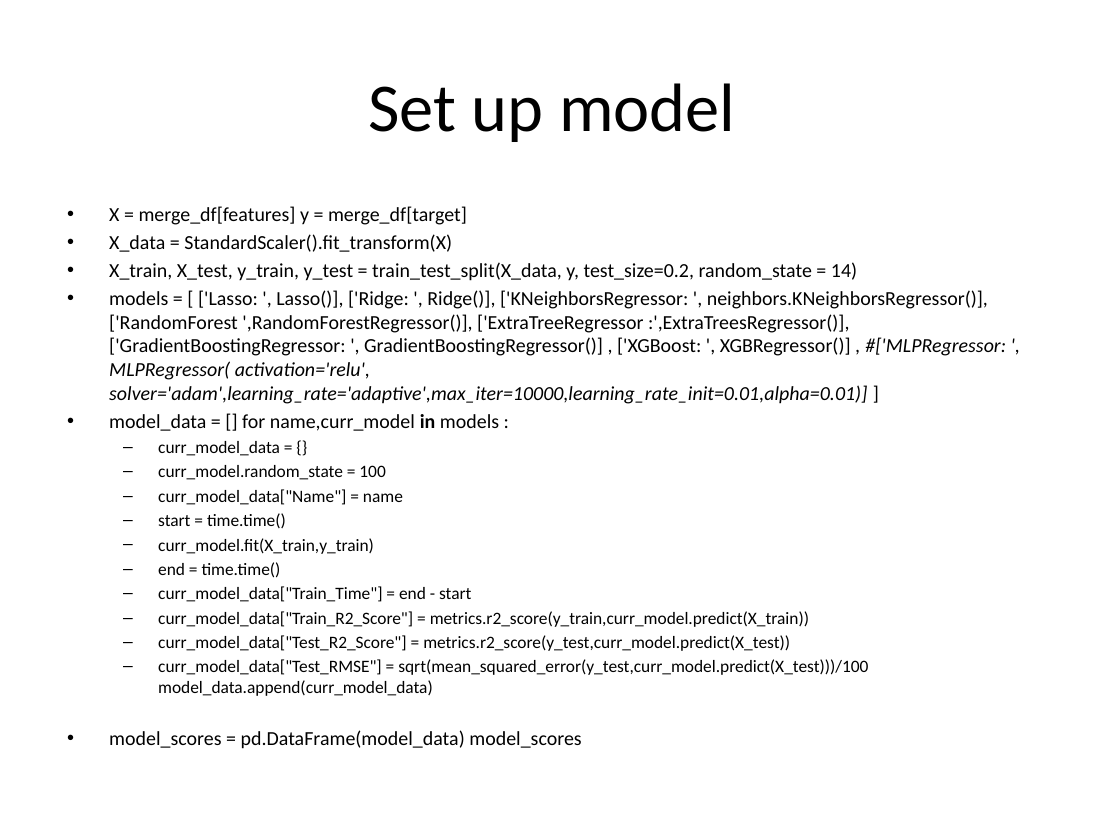
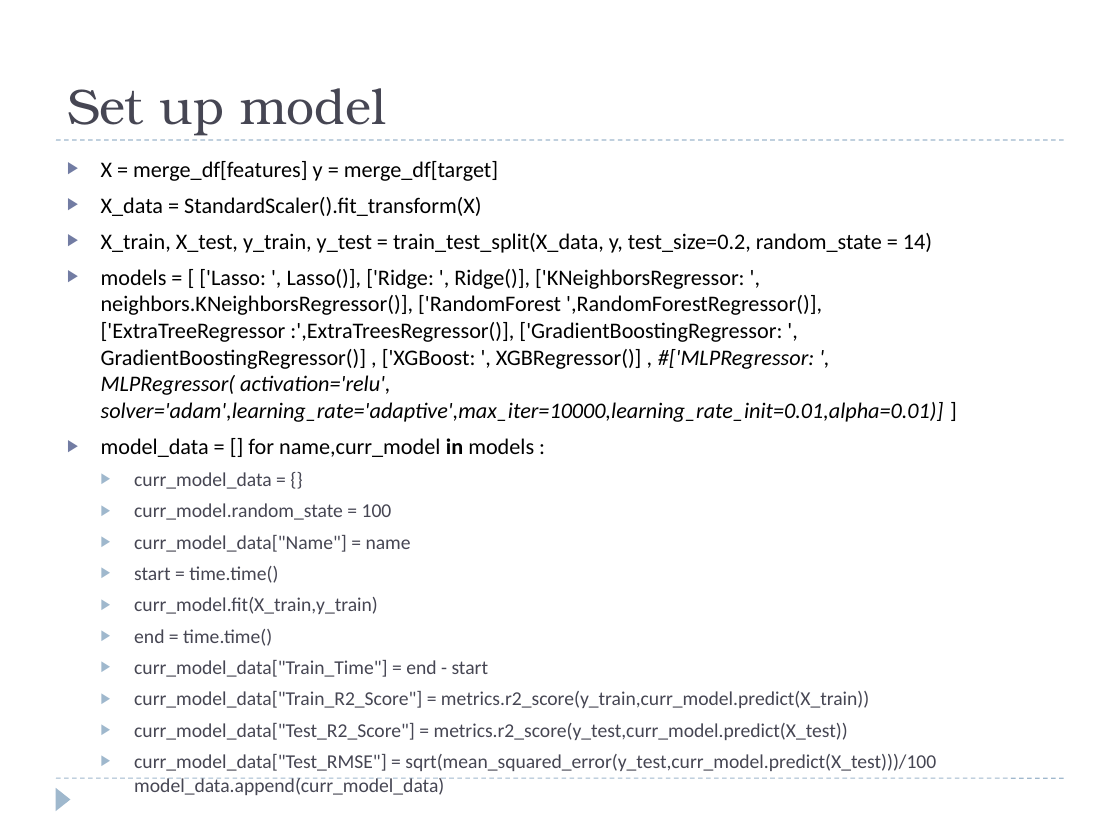
Before and after one commit to Zhouzhenjie09/IOD, a slide deck: slide 22 of 1_lab/project 2/Project_2.pptx (slide 10 before the commit). Drawn at 1120x840 pixels with LibreOffice and Linux fonts; fonts in the diff are those of the drawing. Boxes give left, top, right and bottom in pixels: in the first picture for what was removed or moved away, otherwise in the second. Text is boxed around its words. In the diff, an @@ line names an element or a change of style, - is before the commit and + after.

```diff
--- a/1_lab/project 2/Project_2.pptx
+++ b/1_lab/project 2/Project_2.pptx
@@ title "Set up model": place and size @@
-title "Set up model" at (368,83,735,142)
+title "Set up model" at (67,88,386,136)
@@ title "Set up model" at (67,88,386,136): size 44 to 32 pt, font Calibri to TeX Gyre Bonum, text colour #000000 to #464653; alignment centre to left; vertical alignment middle to bottom @@
@@ text "X = merge_df[features] y = ...": place and size @@
-text "X = merge_df[features] y = ..." at (109,206,1006,749)
+text "X = merge_df[features] y = ..." at (101,161,944,795)
@@ text "X = merge_df[features] y = ..." at (101,161,944,795): size 12.8 to 14.3 pt in "X = merge_df[features] y = merge_df[target]", "X_data = StandardScaler().fit_transform(X)", "X_train, X_test, y_train, y_test = train_test_split(X_data,  ...", "models = [ ['Lasso: ', Lasso()], ['Ridge: ..." and 2 more places; size 11.2 to 12.7 pt, text colour #000000 to #464653 in "curr_model_data = {}", "curr_model.random_state = 100", "curr_model_data["Name"] = name", "start = time.time()" and 6 more places; bullet • to ▶; more space between paragraphs; bullet – to ▶ @@
@@ line added from (56, 140) to (1064, 140), #9FB8CD 0.75 pt dashed @@
@@ line added from (56, 778) to (1064, 778), #9FB8CD 0.75 pt dashed @@
@@ triangle added at (56,787,71,811), fill #9FB8CD @@
```
Also in this commit, not shown: 14 other slides changed, 14 slides added, 2 slides removed, 45 other files.
